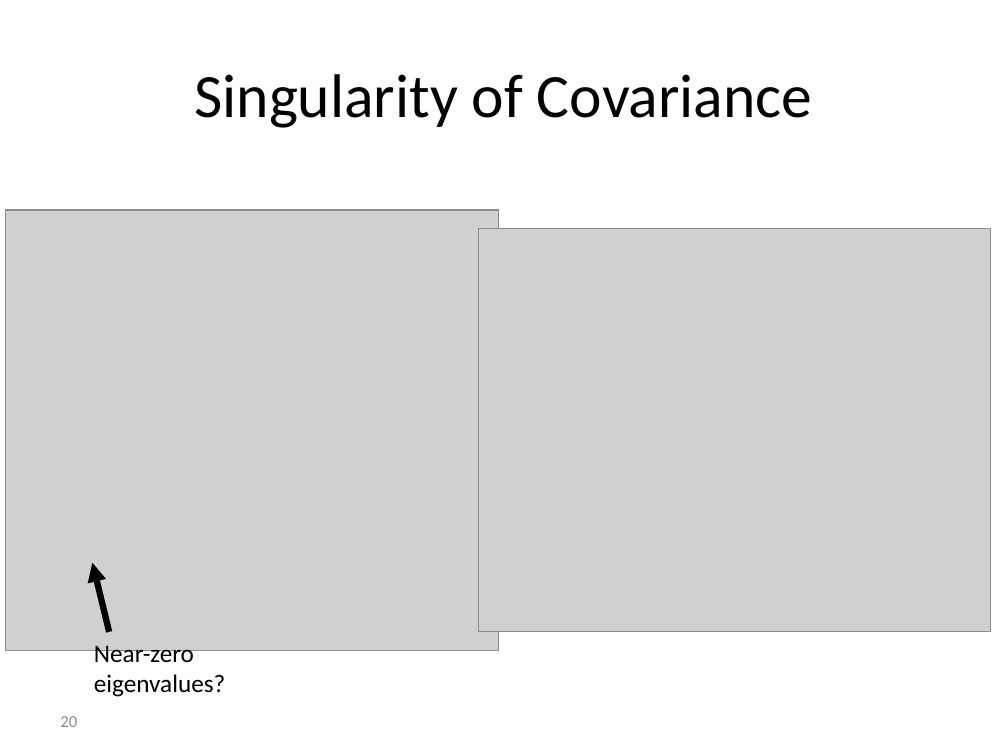
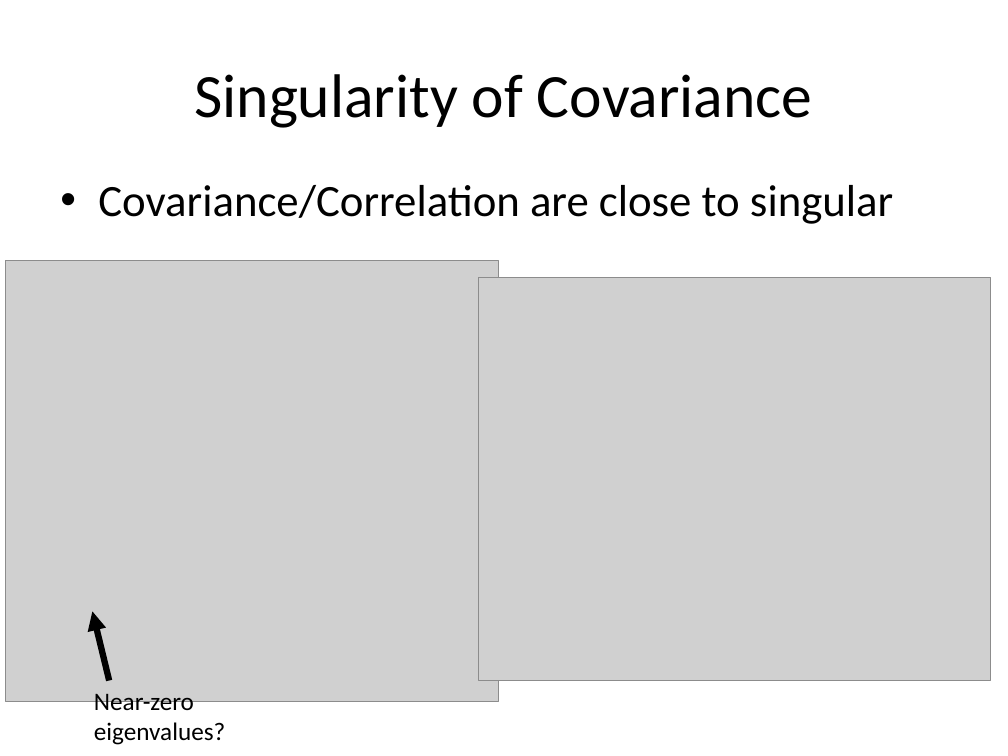
Before and after one commit to reggevlivney/BrainSway, a slide deck: slide 20 of Project_Midterm_Presentation.pptx. Drawn at 1008x756 pixels with LibreOffice and Linux fonts; fonts in the diff are those of the drawing; grey boxes stand for pictures; background and template pictures are left out. Boxes give left, top, right and bottom in pixels: in the first picture for what was removed or moved away, otherwise in the second. Text is boxed around its words. In the diff, an @@ line names an element or a change of style, - is before the commit and + after.

```diff
--- a/Project_Midterm_Presentation.pptx
+++ b/Project_Midterm_Presentation.pptx
@@ text added at (98, 185, 893, 224), 32 pt, text #000000 @@
+• Covariance/Correlation are close to singular
@@ 2 pictures, 1 page number, 1 text, 1 arrow: place and size @@
-2 pictures, 1 page number, 1 text, 1 arrow at (6, 210, 991, 727)
+2 pictures, 1 page number, 1 text, 1 arrow at (6, 260, 991, 756)
```
Also in this commit, not shown: 7 other slides changed, 1 other file.
